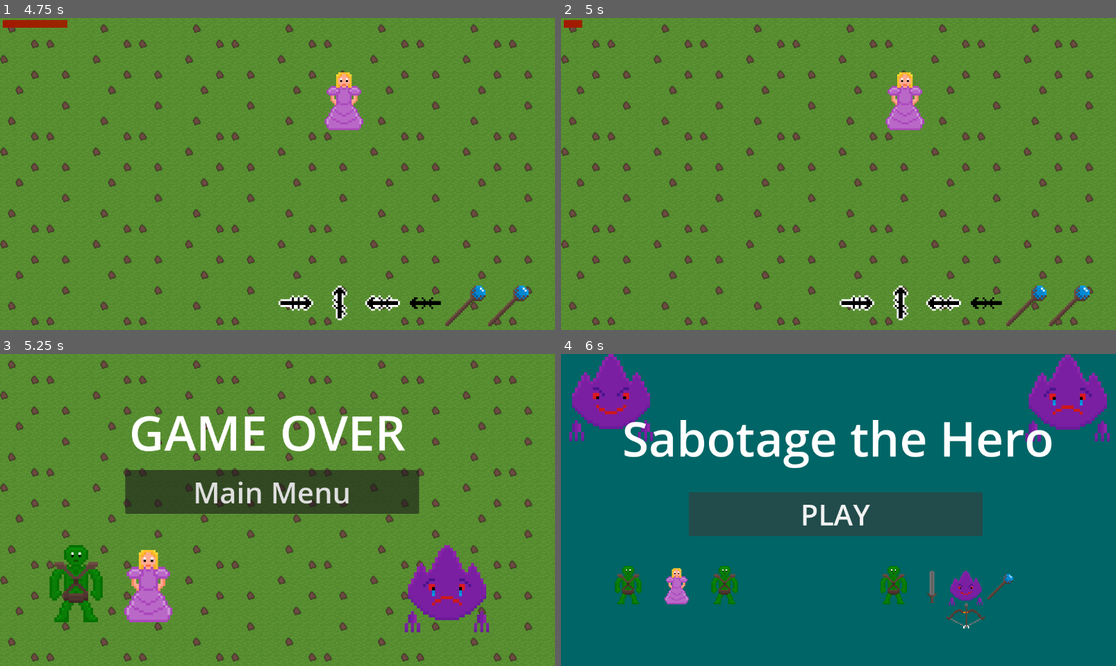
Above: before the commit, frames 1-4 (two rows, left to right).
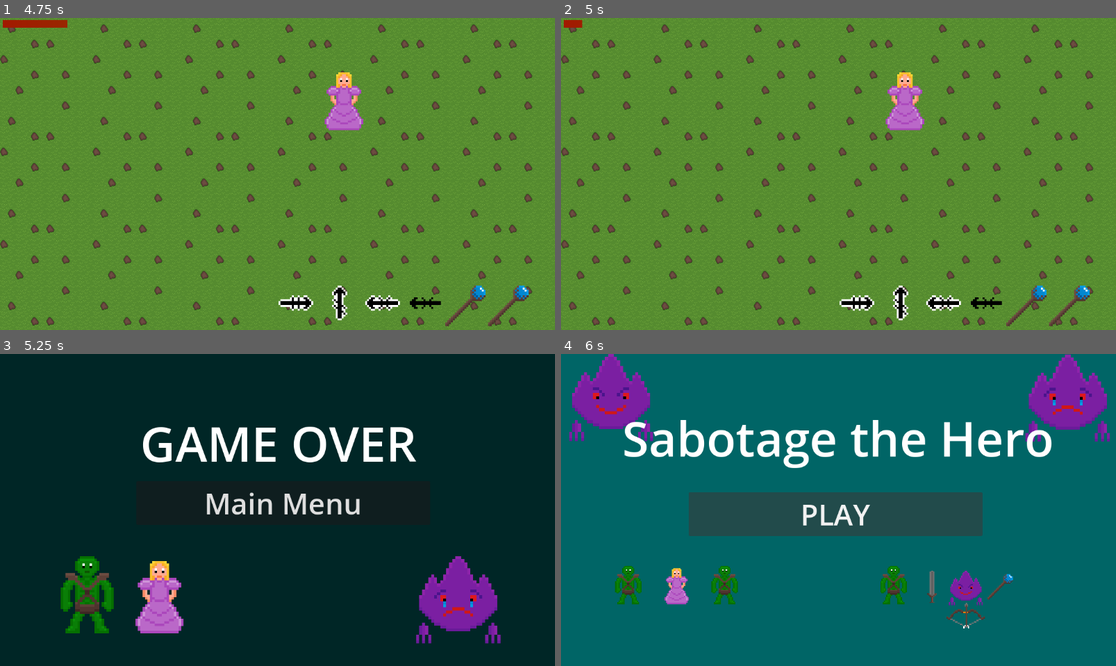
Above: after the commit, the same moments.

Repository: JamsterMan/Game-Jam-PS-16
Game: Godot game, scene res://Scenes/main_menu.tscn
The game is run twice, just before and just after one commit, with the same random seed, the same clock (stepped at 60 frames per second) and the same inputs.
Inputs:
- Up to frame 1 (4.75 s): click "PLAY" at 0.5 s; hold Right (move_right) 1.28-2.03 s; tap Enter at 2 s; hold Down (move_down) 2.03-2.78 s; hold Right (move_right) 2.78-3.53 s; hold Up (move_up) 3.53-4.28 s; hold Left (move_left) from 4.28 s (still down)
- Up to frame 2 (5 s): keep holding Left (move_left)
- Up to frame 3 (5.25 s): keep holding Left (move_left)
- Up to frame 4 (6 s): release Left (move_left) at 5.75 s; click "Main Menu" at 5.75 s

Frames 1-2 are identical in both runs. In frame 3, 98% of the frame differs, in the area x 0-100%, y 0-100%; in frame 4, nothing differs.

Commit message:
Update GameScene.tscn
*fixed lose screen not having a background

Diff:
--- a/gamejam-ps16/Scenes/GameScene.tscn
+++ b/gamejam-ps16/Scenes/GameScene.tscn
@@ -56,7 +56,7 @@
 next_minigame_timer = NodePath("NextMinigameTimer")
 minigame_info = NodePath("MinigameInfoTimer/GameInfo")
 minigame_win = NodePath("NextMinigameTimer/GameWon")
-minigame_lose = NodePath("GameLost")
+minigame_lose = NodePath("NextMinigameTimer/GameLost")
 minigame_timer_visual = NodePath("../MinigameBackgroundTexture/TextureProgressBar")
 
 [node name="MinigameInfoTimer" type="Timer" parent="MiniGameController"]
@@ -83,9 +83,9 @@
 offset_right = -576.0
 offset_bottom = -325.0
 
-[node name="GameLost" parent="MiniGameController" instance=ExtResource("10_jiaq0")]
+[node name="GameLost" parent="MiniGameController/NextMinigameTimer" instance=ExtResource("10_jiaq0")]
 visible = false
-offset_left = -598.0
-offset_top = -347.0
-offset_right = -598.0
-offset_bottom = -347.0
+offset_left = -575.0
+offset_top = -324.0
+offset_right = -575.0
+offset_bottom = -324.0
